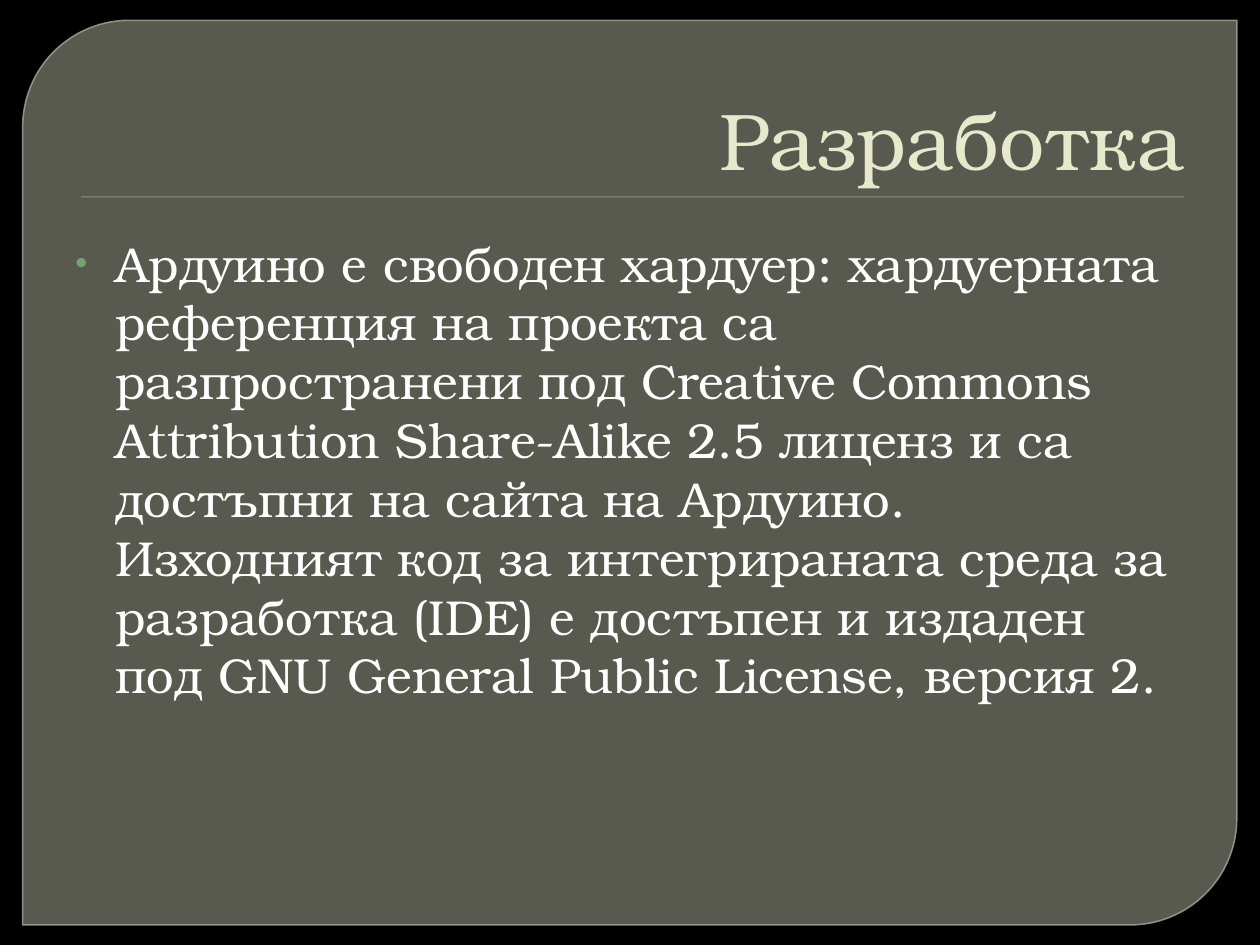
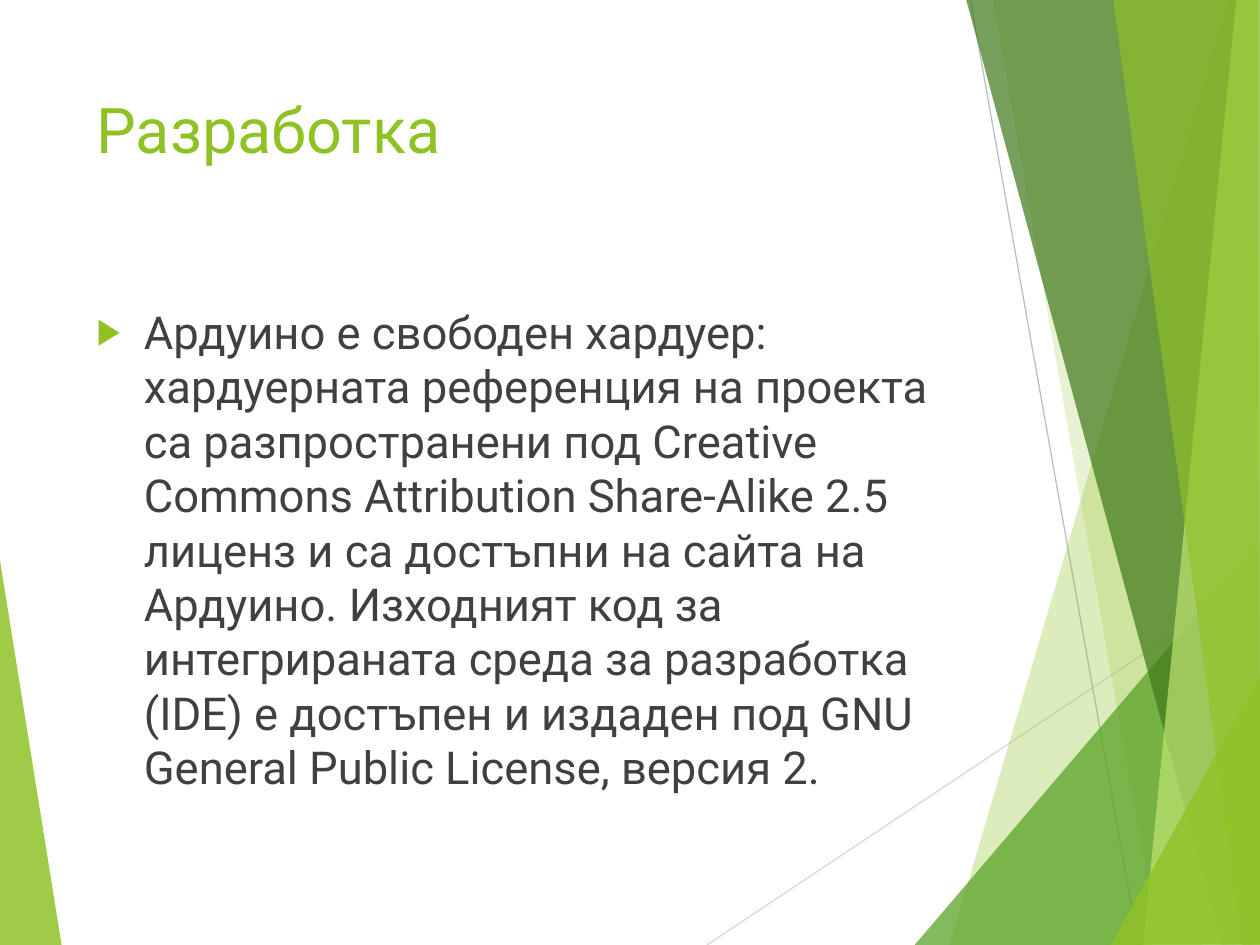
Before and after one commit to IvanovvAlex/School-Education, a slide deck: slide 8 of EmbeddedSystems/Arduino.pptx. Drawn at 1260x945 pixels with LibreOffice and Linux fonts; fonts in the diff are those of the drawing; background and template pictures are left out. Boxes give left, top, right and bottom in pixels: in the first picture for what was removed or moved away, otherwise in the second. Text is boxed around its words. In the diff, an @@ line names an element or a change of style, - is before the commit and + after.

```diff
--- a/EmbeddedSystems/Arduino.pptx
+++ b/EmbeddedSystems/Arduino.pptx
@@ background picture (left out) to #FFFFFF @@
@@ round diag rect removed at bbox=[23, 20, 1237, 925] @@
@@ title "Разработка": place and size @@
-title "Разработка" at bbox=[720, 111, 1185, 189]
+title "Разработка" at bbox=[97, 105, 441, 166]
@@ title "Разработка" at bbox=[97, 105, 441, 166]: size 46 to 36 pt, font TeX Gyre Bonum to Roboto, text colour #E7EACB to #90C226; alignment right to left; indent changed; vertical alignment bottom to top @@
@@ rectangle removed at bbox=[81, 197, 1183, 198] @@
@@ text "Ардуино е свободен хардуер: хардуерната ...": place and size @@
-text "Ардуино е свободен хардуер: хардуерната ..." at bbox=[116, 246, 1167, 704]
+text "Ардуино е свободен хардуер: хардуерната ..." at bbox=[144, 314, 927, 793]
@@ text "Ардуино е свободен хардуер: хардуерната ..." at bbox=[144, 314, 927, 793]: size 28 to 25.9 pt, font TeX Gyre Bonum to Roboto, text colour #FFFFFF to #404040; bullet • to ▶; more space between paragraphs; bullet colour #72A376 to #90C226 @@
@@ group added at bbox=[0, 0, 1260, 945]: 8 freeform shapes, 2 lines @@
```
Also in this commit, not shown: 9 other slides changed, 1 slide added, 1 slide removed.
